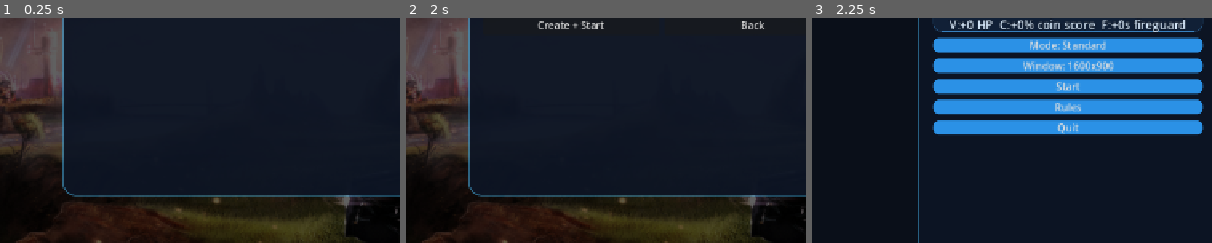
Above: before the commit, frames 1-3 (left to right).
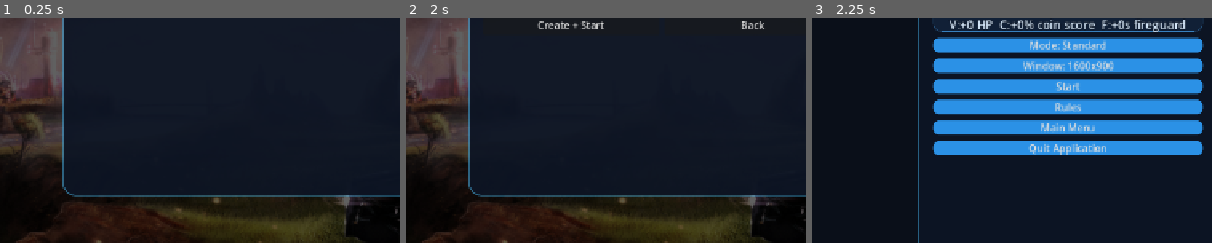
Above: after the commit, the same moments.

Repository: DKE-DEV-33/Endless-Runner-Redux
Game: Godot game, scene res://scenes/Splash.tscn
Same seed, same stepped clock (60 frames per second), same inputs: the game is played once before the commit and once after it.
Inputs (mouse positions are % of the whole screen's width and height, from its top left):
- Up to frame 1 (0.25 s): no input
- Up to frame 2 (2 s): click "New Game" at 0.5 s; click (50, 41) at 1.27 s; type "Alex" at 1.35 s
- Up to frame 3 (2.25 s): click "Create + Start" at 2 s
The pictures show only the part of the screen within x 18-68%, y 50-100%; the shares and areas given below are measured in that part.

Frames 1-2 are identical in both runs. In frame 3, 4.5% of the frame differs, in the area x 30-98%, y 46-61%.

Commit message:
Add main-menu return and separate app quit action in save menu

Diff:
--- a/scenes/Menu.tscn
+++ b/scenes/Menu.tscn
@@ -234,7 +234,14 @@
 
 [node name="QuitButton" type="Button" parent="Card/Center"]
 layout_mode = 2
-text = "Quit"
+text = "Main Menu"
+theme_override_styles/normal = SubResource("4")
+theme_override_styles/hover = SubResource("5")
+theme_override_styles/pressed = SubResource("6")
+
+[node name="ExitButton" type="Button" parent="Card/Center"]
+layout_mode = 2
+text = "Quit Application"
 theme_override_styles/normal = SubResource("4")
 theme_override_styles/hover = SubResource("5")
 theme_override_styles/pressed = SubResource("6")
--- a/scripts/menu.gd
+++ b/scripts/menu.gd
@@ -13,6 +13,7 @@
 @onready var start_button: Button = $Card/Center/StartButton
 @onready var rules_button: Button = $Card/Center/RulesButton
 @onready var quit_button: Button = $Card/Center/QuitButton
+@onready var exit_button: Button = $Card/Center/ExitButton
 @onready var last_score_label: Label = $Card/Center/LastScoreLabel
 @onready var best_score_label: Label = $Card/Center/BestScoreLabel
 @onready var summary_label: Label = $Card/Center/SummaryLabel
@@ -40,6 +41,7 @@
 	start_button.pressed.connect(_on_start_pressed)
 	rules_button.pressed.connect(_on_rules_pressed)
 	quit_button.pressed.connect(_on_quit_pressed)
+	exit_button.pressed.connect(_on_exit_pressed)
 	close_rules_button.pressed.connect(_hide_rules_overlay)
 	mode_button.pressed.connect(_on_mode_pressed)
 	ui_scale_button.pressed.connect(_on_ui_scale_pressed)
@@ -64,6 +66,11 @@
 	get_tree().change_scene_to_file("res://scenes/Main.tscn")
 
 func _on_quit_pressed() -> void:
+	if intro_player.playing:
+		intro_player.stop()
+	get_tree().change_scene_to_file("res://scenes/Splash.tscn")
+
+func _on_exit_pressed() -> void:
 	get_tree().quit()
 
 func _on_rules_pressed() -> void:
